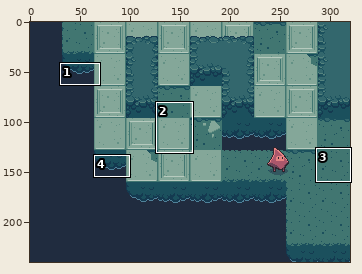
Sprite sheet: assets/images/tiles_mock.png. Above: a wide view before the commit, with the close-up outlined.
Close-up. As it was:
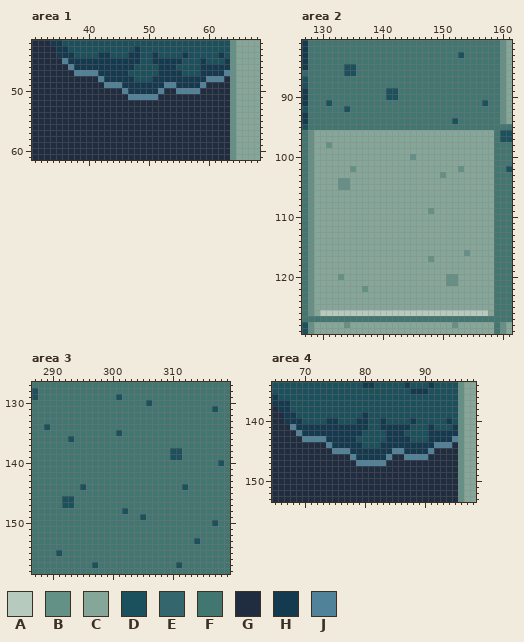
The file is 320x240 pixels. Colours within 5 levels of each other are drawn and written as one. Shown: area 1: x 31..68, y 42..61; area 2: x 127..161, y 81..129; area 3: x 287..319, y 127..158; area 4: x 65..98, y 134..153. The commit also changed other parts of the picture, which this record leaves out.
Palette (. is transparent): A #b6cabe  B #649185  C #84a799  D #1b505d  E #33676d  F #417671  G #202c3f  H #143a50  J #508299
New version:
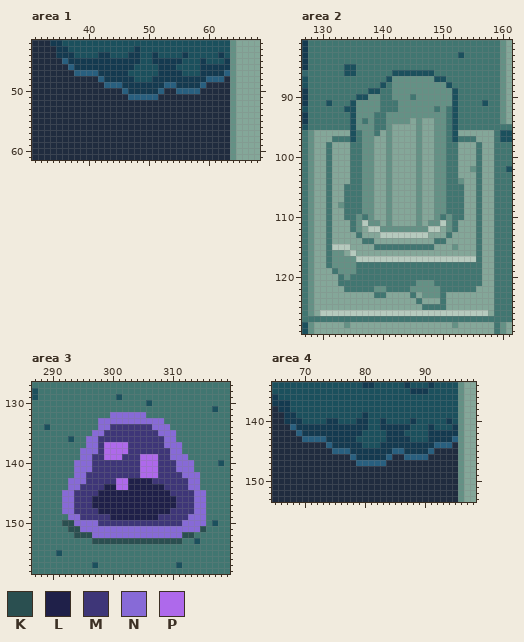
Colours new in this view: K #2a4f50  L #1f2049  M #3e3678  N #876ad7  P #ae69eb
Change:
colour J: #508299 -> #285f7f
Changed rows in their new state; - is a pixel that keeps its letter.
Area 2:
first column x 131:
 86 -----------DDDDDDD--------
 87 ----------DBBBBBBBDD------
 88 ---------D-BBBBBBBBBD-----
 89 -------DD-FBBBBBBBBBBD----
 90 -----DDBB-FBBB-BBBBBBD----
 91 ----DBBBB---BBBBBBBBBD----
 92 ----DBBBB---BBBBBB-B-D----
 93 ----DBBB--BBBBBBBBBB-D----
 94 ----DB-B--BBBBCBCCBB------
 95 ----DBBB--BCCCCBCCBB-D----
 96 ----DFBBF-B----B--BBFD----
 97 -FFFDFBB--B----B--BBFDFFF-
 98 F---FFBB--B----B--BBFF---F
 99 F---FFBB--B----B--BBFF---F
100 F---FFBB--B---CB--BBFF---F
101 F---FFBB--B----B--BBFF---F
102 F---FFBB--B----B--BBFFC-BF
103 F---FFBB--B----B--B-FF---F
104 F-CCFFBB--B----B--BBFFB--F
105 F-CFFFBB--B----B--BBFFF--F
106 F--FFFBB--B----B--BBFFF--F
107 F--FFFBB--B----B--BBFFF--F
108 F-BFFFBB--B----B--BBFFF--F
109 F--FFFBB--B----B-CBBFFF--F
110 F--FFBFB--B----B--BFBFF--F
111 F---FBABB-B----B-BBABF---F
112 F---FB-AABBBBBBBBAA-BF---F
113 F----F---AAAAAAAA---F----F
114 F-----FF----------FF-----F
115 FAAA----FFFFFFFFFF---B---F
116 FBB-A------------------C-F
117 FBBBBAAAAAAAAAAAAAAAAAAAAF
118 FBBBBFFFFFFFFFFFFFFFFFFFFF
119 -FBBBFFFFFFFFFFFFFFFFFFFFF
120 --FBFFFFFFFFFFFFFFFFFFFFFF
121 --FFFFFFFFFFFFFBBBFFFFFFFF
122 ---FFFFFBBFFFFBBBBBFFFFFF-
123 --------FF----F-BBBF------
124 ---------------F---F------
125 ----------------FFFF------
Area 3:
first column x 292:
132 --------NNNNNN----------
133 ------NNNNNNNNNNN-------
134 ------NNMMMMMMMNNN------
135 -----NNMMMMMMMMMNNN-----
136 ----NNMMMMMMMMMMMNN-----
137 ----NNMPPPPMMMMMMNNN----
138 ---NNNMPPPPMMMMMMMNN----
139 ---NNMMPPPMMMPPPMMNNN---
140 --NNNMMMMMMMMPPPMMMNNN--
141 --NNNMMMMMMMMPPPMMMNNN--
142 --NNMMMMMMMMMPPPMMMMNNN-
143 -NNNMMMMMPPLLLLMMMMMMNN-
144 -NNMMMMLLPPLLLLLLMMMMNN-
145 NNMMMMLLLLLLLLLLLLMMMMNN
146 NNMMMLLLLLLLLLLLLLLMMMNN
147 NNMMMLLLLLLLLLLLLLLMMMNN
148 NNMMMMLLLLLLLLLLLLMMMMNN
149 -NNMMMMMLLLLLLLLMMMMMNNN
150 KKNNNNMMMMMMMMMMMMMMNNNN
151 -KKNNNNNNNNNNNNNNNNNNNNK
152 --KKKNNNNNNNNNNNNNNNKK--
153 -----KKKKKKKKKKKKKKK----
